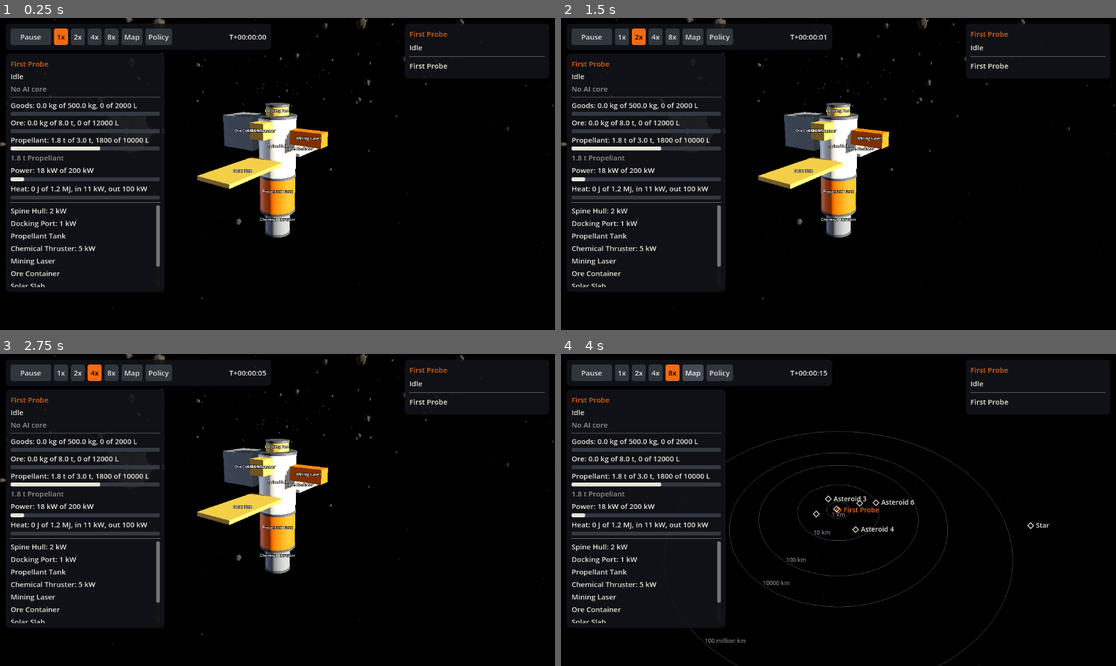
Above: before the commit, frames 1-4 (two rows, left to right).
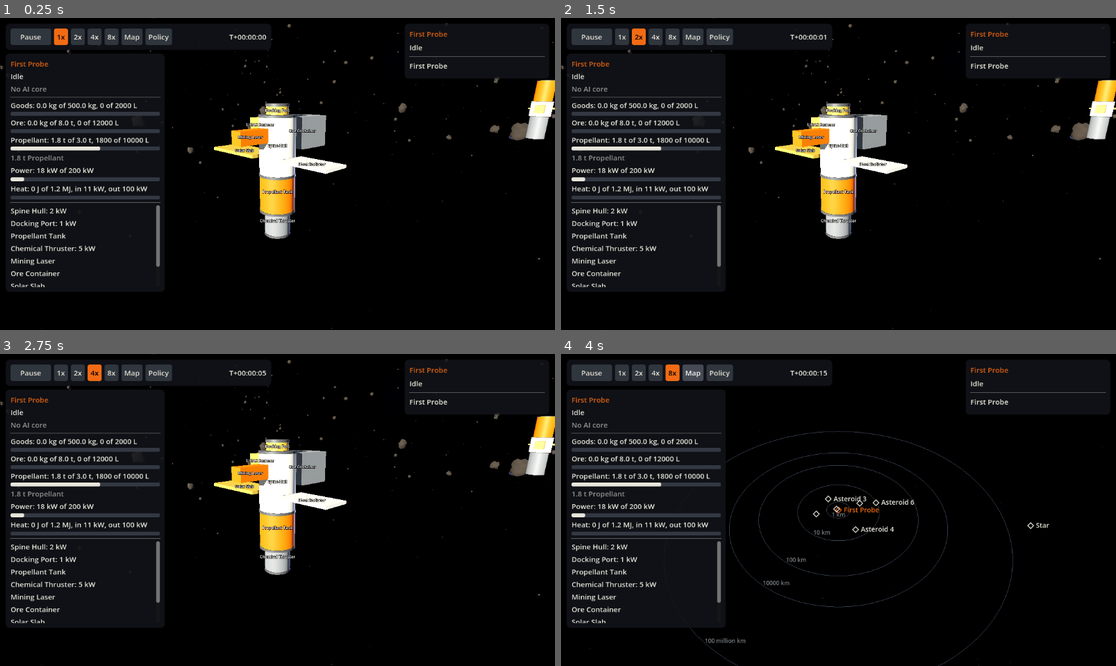
Above: after the commit, the same moments.

Repository: Tunje/spacejunk
Game: Godot game, scene res://client/main.tscn
Two runs of this game, one before a commit and one after it. Both use one fixed random seed, a clock stepped at 60 frames per second and the inputs below.
Inputs:
- Up to frame 1 (0.25 s): no input
- Up to frame 2 (1.5 s): click "1x" at 0.5 s; click "2x" at 1.25 s
- Up to frame 3 (2.75 s): click "4x" at 2 s
- Up to frame 4 (4 s): click "8x" at 2.75 s; click "Map" at 3.5 s

The runs differ from the first frame. In frame 1, 5.8% of the frame differs, in the area x 0-100%, y 0-100%; in frame 2, 5.8%; in frame 3, 5.8%; in frame 4, nothing differs.

Commit message:
Render the real reference scenario on the real Sim
Any scenario other than the stub's now starts the real Sim, and the shape test
checks real entities. The first view faces the sun, the field reaches home and
rocks cast no shadow, because Red Rock sits on the line to the star and
eclipsed the whole base. Body names come from the view.

Co-Authored-By: Claude Opus 5.5 <noreply@anthropic.com>

Diff:
--- a/client/main.gd
+++ b/client/main.gd
@@ -3,6 +3,10 @@
 
 const SCENARIO := "stub"
 const SEED_VALUE := 1
+
+## Any scenario other than the stub's runs on the real Sim. The game defaults to
+## the stub until the kernel has movement.
+@export var scenario := SCENARIO
 
 @onready var bridge: SimBridge = $Bridge
 @onready var local_view: LocalView = $LocalView
@@ -17,8 +21,13 @@
 
 func _ready() -> void:
 	var args := OS.get_cmdline_user_args()
-	var scenario: String = ScreenshotRunner.parse_args(args).get("scenario", SCENARIO)
-	bridge.start(StubSim.new_game(scenario, SEED_VALUE))
+	scenario = ScreenshotRunner.parse_args(args).get("scenario", scenario)
+	var backend := _new_backend(scenario)
+	if backend == null:
+		push_error("Could not start scenario %s: %s" % [scenario, Sim.last_error()])
+		get_tree().quit(1)
+		return
+	bridge.start(backend)
 	time_controls.bind(bridge)
 	markers.local_view = local_view
 	local_view.bind(bridge)
@@ -31,6 +40,12 @@
 	ScreenshotDriver.attach_if_requested(self, args)
 	ScreenshotRunner.attach_if_requested(self, args)
 	FrameProbe.attach_if_requested(self, args)
+
+
+func _new_backend(id: String) -> RefCounted:
+	if id == StubSim.SCENARIO_ID or id == StubSim.SCENARIO_LOAD:
+		return StubSim.new_game(id, SEED_VALUE)
+	return Sim.new_game(id, SEED_VALUE)
 
 
 func _unhandled_key_input(event: InputEvent) -> void:
--- a/client/stub/stub_sim.gd
+++ b/client/stub/stub_sim.gd
@@ -212,7 +212,8 @@
 		var id := _next_id(state)
 		body_ids[entry["ref"]] = id
 		state["bodies"][id] = {
-			"kind": entry["kind"], "pos_mm": entry["pos_mm"], "radius_mm": entry["radius_mm"],
+			"kind": entry["kind"], "name": "Star" if entry["kind"] == "star" else "Asteroid %d" % id,
+			"pos_mm": entry["pos_mm"], "radius_mm": entry["radius_mm"],
 			"visual_seed": absi(seed_value * 31 + id * 2654435761) % 2147483647, "scanned": false,
 		}
 	for entry: Dictionary in scenario["deposits"]:
--- a/client/ui/entity_markers.gd
+++ b/client/ui/entity_markers.gd
@@ -20,8 +20,7 @@
 	var view := local_view.bridge.current_view
 	for id: int in local_view.bodies:
 		var body: BodyNode = local_view.bodies[id]
-		var label := "Star" if body.kind == "star" else "Asteroid %d" % id
-		_add_entry("body", id, body, body.scale.x, label)
+		_add_entry("body", id, body, body.scale.x, view["bodies"][id]["name"])
 	for id: int in local_view.crafts:
 		var craft: CraftNode = local_view.crafts[id]
 		_add_entry("unit", id, craft, craft.fit_radius_m, view["units"][id]["name"])
--- a/client/ui/order_panel.gd
+++ b/client/ui/order_panel.gd
@@ -141,8 +141,7 @@
 					return "%s: %s" % [unit["name"], _modules[part["def"]]["name"]]
 			return unit.get("name", "")
 		"body":
-			var body: Dictionary = view["bodies"].get(local_view.selected_id, {})
-			return "Star" if body.get("kind", "") == "star" else "Asteroid %d" % local_view.selected_id
+			return view["bodies"].get(local_view.selected_id, {}).get("name", "")
 	return "Nothing selected"
 
 
--- a/client/ui/order_text.gd
+++ b/client/ui/order_text.gd
@@ -40,6 +40,7 @@
 	"root_part": "The root part cannot be removed",
 	"tier_too_low": "AI core tier is too low",
 	"unknown_deposit": "Deposit not found",
+	"unknown_command": "Not available yet",
 	"unknown_part": "Part no longer exists",
 	"unknown_unit": "Craft no longer exists",
 }
--- a/client/view/asteroid_field.gd
+++ b/client/view/asteroid_field.gd
@@ -4,11 +4,13 @@
 ## them. Each variant is one MultiMesh, so large fields stay cheap.
 
 const COUNT := 1500
+const MAX_COUNT := 6000
 const HALF_WIDTH_M := 16000.0
 const HALF_HEIGHT_M := 3500.0
 const MIN_SIZE_M := 4.0
 const MAX_SIZE_M := 90.0
 const CLEARANCE_M := 500.0
+const REACH_MARGIN := 1.25
 
 var anchor_mm: Array = [0, 0, 0]
 var instance_total := 0
@@ -45,8 +47,22 @@
 	return clear
 
 
+## Half the field's width, grown so it reaches everything worth keeping clear of.
+static func half_width_for(clear: Array[Dictionary]) -> float:
+	var reach := HALF_WIDTH_M
+	for entry: Dictionary in clear:
+		reach = maxf(reach, (entry["at_m"] as Vector3).length() * REACH_MARGIN)
+	return reach
+
+
+## Rock count that keeps the default density across a wider field.
+static func count_for(half_width_m: float) -> int:
+	var scale_up := half_width_m / HALF_WIDTH_M
+	return mini(roundi(COUNT * scale_up * scale_up), MAX_COUNT)
+
+
 ## One Array of Transform3D per mesh variant. Same seed, same field.
-static func generate(seed_value: int, clear: Array[Dictionary], count: int = COUNT) -> Array:
+static func generate(seed_value: int, clear: Array[Dictionary], count: int = COUNT, half_width_m: float = HALF_WIDTH_M) -> Array:
 	var rng := RandomNumberGenerator.new()
 	rng.seed = seed_value
 	var groups: Array = []
@@ -57,9 +73,9 @@
 	while placed < count and attempts < count * 4:
 		attempts += 1
 		var at := Vector3(
-			rng.randf_range(-HALF_WIDTH_M, HALF_WIDTH_M),
+			rng.randf_range(-half_width_m, half_width_m),
 			rng.randfn(0.0, HALF_HEIGHT_M * 0.5),
-			rng.randf_range(-HALF_WIDTH_M, HALF_WIDTH_M))
+			rng.randf_range(-half_width_m, half_width_m))
 		var size := lerpf(MIN_SIZE_M, MAX_SIZE_M, pow(rng.randf(), 4.0))
 		var spin := Basis(Vector3(rng.randfn(), rng.randfn(), rng.randfn()).normalized(), rng.randf() * TAU)
 		var variant := rng.randi_range(0, RockMesh.VARIANTS - 1)
@@ -78,7 +94,9 @@
 
 func build(view: Dictionary) -> void:
 	anchor_mm = AsteroidField.anchor_of(view)
-	var groups := AsteroidField.generate(view["seed"], AsteroidField.keep_clear(view, anchor_mm))
+	var clear := AsteroidField.keep_clear(view, anchor_mm)
+	var half_width := AsteroidField.half_width_for(clear)
+	var groups := AsteroidField.generate(view["seed"], clear, AsteroidField.count_for(half_width), half_width)
 	instance_total = 0
 	for variant in range(groups.size()):
 		var transforms: Array = groups[variant]
@@ -91,5 +109,7 @@
 		var instance := MultiMeshInstance3D.new()
 		instance.multimesh = multimesh
 		instance.material_override = RockMesh.material()
+		# Scenery must not eclipse the player's craft.
+		instance.cast_shadow = GeometryInstance3D.SHADOW_CASTING_SETTING_OFF
 		add_child(instance)
 		instance_total += transforms.size()
--- a/client/view/body_node.gd
+++ b/client/view/body_node.gd
@@ -23,6 +23,8 @@
 	else:
 		mesh.mesh = RockMesh.get_mesh(RockMesh.variant_of(body["visual_seed"]), RockMesh.DETAILED)
 		mesh.material_override = RockMesh.material()
+		# A rock on the line to the star would otherwise eclipse a whole base.
+		mesh.cast_shadow = GeometryInstance3D.SHADOW_CASTING_SETTING_OFF
 		var rng := RandomNumberGenerator.new()
 		rng.seed = body["visual_seed"]
 		mesh.rotation = Vector3(rng.randf(), rng.randf(), rng.randf()) * TAU
--- a/client/view/local_view.gd
+++ b/client/view/local_view.gd
@@ -15,6 +15,8 @@
 const AIM_RATE := 2.0
 ## Beams end inside the rock, so its lumpy surface hides the end.
 const BEAM_DEPTH := 0.5
+const LIT_SIDE_OFFSET := 0.6
+const LIT_PITCH_LIMIT := 0.7
 const SPREAD_RATE := 2.0
 const CROWD_MM := 20000
 const SPREAD_MIN_M := 14.0
@@ -57,7 +59,20 @@
 	focus_on("unit", first_ship)
 	select("unit", first_ship, 0)
 	camera.distance_m = camera.target_distance_m
+	_face_the_lit_side()
 	refresh(0.0)
+
+
+## Starts the camera on the star's side, so the first view shows sunlit hulls.
+func _face_the_lit_side() -> void:
+	var view: Dictionary = bridge.current_view
+	var focus: Array = view["units"][focus_id]["pos_mm"]
+	for id: int in view["bodies"]:
+		if view["bodies"][id]["kind"] == "star":
+			var to_star := FloatingOrigin.relative_m(view["bodies"][id]["pos_mm"], view["bodies"][id]["pos_mm"], focus, focus, 0.0)
+			var direction := to_star.normalized()
+			camera.yaw = atan2(direction.x, direction.z) + LIT_SIDE_OFFSET
+			camera.pitch = -clampf(asin(direction.y), -LIT_PITCH_LIMIT, LIT_PITCH_LIMIT)
 
 
 func _process(delta: float) -> void:
--- a/client/view/system_map.gd
+++ b/client/view/system_map.gd
@@ -94,9 +94,8 @@
 	entries.clear()
 	for id: int in after["bodies"]:
 		var body: Dictionary = after["bodies"][id]
-		var label := "Star" if body["kind"] == "star" else "Asteroid %d" % id
 		var from_mm: Array = before["bodies"].get(id, body)["pos_mm"]
-		_add_entry("body", id, label, FloatingOrigin.relative_m(from_mm, body["pos_mm"], centre_before, centre_after, alpha))
+		_add_entry("body", id, body["name"], FloatingOrigin.relative_m(from_mm, body["pos_mm"], centre_before, centre_after, alpha))
 	for id: int in after["units"]:
 		var unit: Dictionary = after["units"][id]
 		var from_mm: Array = before["units"].get(id, unit)["pos_mm"]
--- /dev/null
+++ b/tests/client/test_real_scenario.gd
@@ -0,0 +1,86 @@
+extends GutTest
+## Runs the real scene on the real Sim and the reference scenario.
+
+var main: Node
+var bridge: SimBridge
+var view: LocalView
+
+
+func before_each() -> void:
+	main = load("res://client/main.tscn").instantiate()
+	main.scenario = "reference"
+	add_child_autofree(main)
+	bridge = main.get_node("Bridge")
+	bridge.set_paused(true)
+	view = main.get_node("LocalView")
+
+
+func test_the_backend_is_the_real_sim() -> void:
+	assert_true(bridge.sim is Sim)
+
+
+func test_every_real_entity_gets_a_node() -> void:
+	assert_gt(bridge.current_view["units"].size(), 0)
+	assert_eq(view.crafts.size(), bridge.current_view["units"].size())
+	assert_eq(view.bodies.size(), bridge.current_view["bodies"].size())
+
+
+func test_every_real_part_is_placed() -> void:
+	var state: Dictionary = bridge.current_view
+	for id: int in state["units"]:
+		var parts := InspectText.flatten(state["units"][id]["parts"])
+		assert_eq(view.crafts[id].part_transforms.size(), parts.size())
+
+
+func test_the_scene_refreshes_and_ticks_without_errors() -> void:
+	bridge.set_paused(false)
+	bridge.advance(0.5)
+	bridge.set_paused(true)
+	view.refresh(0.016)
+	assert_gt(bridge.current_view["tick"], 0)
+	await wait_process_frames(2)
+
+
+func test_panels_read_the_real_view() -> void:
+	assert_ne(main.inspection_panel._title.text, "")
+	assert_gt(main.inspection_panel.part_line_count(), 0)
+
+
+func test_the_map_opens_on_real_data() -> void:
+	main.toggle_map()
+	assert_eq(main.system_map.entries.size(), bridge.current_view["units"].size() + bridge.current_view["bodies"].size())
+
+
+func test_the_field_reaches_home_and_every_real_rock() -> void:
+	var state: Dictionary = bridge.current_view
+	var clear := AsteroidField.keep_clear(state, view.field.anchor_mm)
+	var half_width := AsteroidField.half_width_for(clear)
+	for entry: Dictionary in clear:
+		assert_lt((entry["at_m"] as Vector3).length(), half_width)
+	assert_lte(view.field.instance_total, AsteroidField.MAX_COUNT)
+
+
+func test_the_first_view_faces_the_star() -> void:
+	var state: Dictionary = bridge.current_view
+	var to_sun: Vector3 = -view.sun.global_basis.z
+	for id: int in state["bodies"]:
+		if state["bodies"][id]["kind"] == "star":
+			var camera_side: Vector3 = (view.camera.global_position - view.camera.pivot).normalized()
+			assert_gt(camera_side.dot(-to_sun), 0.6, "camera is on the lit side")
+
+
+func test_rocks_cast_no_shadow_so_none_can_eclipse_a_base() -> void:
+	for id: int in view.bodies:
+		var mesh: MeshInstance3D = view.bodies[id].get_child(0)
+		assert_eq(mesh.cast_shadow, GeometryInstance3D.SHADOW_CASTING_SETTING_OFF)
+
+
+func test_commands_the_kernel_lacks_read_cleanly() -> void:
+	assert_eq(OrderText.reason("unknown_command"), "Not available yet")
+
+
+func test_selecting_a_body_offers_real_checks() -> void:
+	var ids: Array = bridge.current_view["bodies"].keys()
+	ids.sort()
+	view.select("body", ids[0], 0)
+	assert_ne(main.order_panel._selection_label.text, "")
--- a/tests/client/test_space_scene.gd
+++ b/tests/client/test_space_scene.gd
@@ -46,6 +46,18 @@
 	assert_eq(AsteroidField.anchor_of(fake), [200, 20, 0])
 
 
+func test_a_wider_field_keeps_its_density_up_to_a_cap() -> void:
+	assert_eq(AsteroidField.count_for(AsteroidField.HALF_WIDTH_M), AsteroidField.COUNT)
+	assert_eq(AsteroidField.count_for(AsteroidField.HALF_WIDTH_M * 1.5), roundi(AsteroidField.COUNT * 2.25))
+	assert_eq(AsteroidField.count_for(AsteroidField.HALF_WIDTH_M * 100.0), AsteroidField.MAX_COUNT)
+
+
+func test_field_width_follows_the_furthest_entry() -> void:
+	var clear: Array[Dictionary] = [{ "at_m": Vector3(40000, 0, 0), "radius_m": 1.0 }]
+	assert_almost_eq(AsteroidField.half_width_for(clear), 50000.0, 0.01)
+	assert_eq(AsteroidField.half_width_for([] as Array[Dictionary]), AsteroidField.HALF_WIDTH_M)
+
+
 func test_field_is_multimesh_with_no_collision() -> void:
 	var field := AsteroidField.new()
 	add_child_autofree(field)
@@ -53,6 +65,7 @@
 	assert_eq(field.instance_total, AsteroidField.COUNT)
 	for child: Node in field.get_children():
 		assert_true(child is MultiMeshInstance3D)
+		assert_eq(child.cast_shadow, GeometryInstance3D.SHADOW_CASTING_SETTING_OFF, "scenery casts no shadow")
 
 
 func test_rock_meshes_are_shared_and_lumpy() -> void:
--- a/tests/client/test_view_shape.gd
+++ b/tests/client/test_view_shape.gd
@@ -23,17 +23,18 @@
 	"id", "owner", "kind", "state", "reason", "hold", "steps", "step", "cycle", "since_tick", "command",
 ]
 const DEFS_SECTIONS: Array[String] = ["modules", "items", "recipes", "templates", "sinks"]
-const BODY_FIELDS: Array[String] = ["kind", "pos_mm", "radius_mm", "visual_seed", "scanned"]
+const BODY_FIELDS: Array[String] = ["kind", "name", "pos_mm", "radius_mm", "visual_seed", "scanned"]
 const DEPOSIT_FIELDS: Array[String] = ["body", "item", "remaining_g", "hardness"]
 const JOB_FIELDS: Array[String] = ["unit", "facility", "recipe", "count_left", "status", "reason", "start_tick", "end_tick"]
 
 
-## A new game from each backend present. The kernel's built-in `empty` scenario
-## has no entities, so the entity checks below only bite once scenarios exist.
+## A new game from each backend present. `reference` runs the entity checks
+## against the real Sim; `empty` covers a world with nothing in it.
 func _backends() -> Array[RefCounted]:
 	var backends: Array[RefCounted] = [StubSim.new_game("stub", 7)]
 	if ResourceLoader.exists(SIM_SCRIPT):
 		backends.append(load(SIM_SCRIPT).new_game("empty", 7))
+		backends.append(load(SIM_SCRIPT).new_game("reference", 7))
 	return backends
 
 
Not shown, added: tests/client/test_real_scenario.gd.uid
